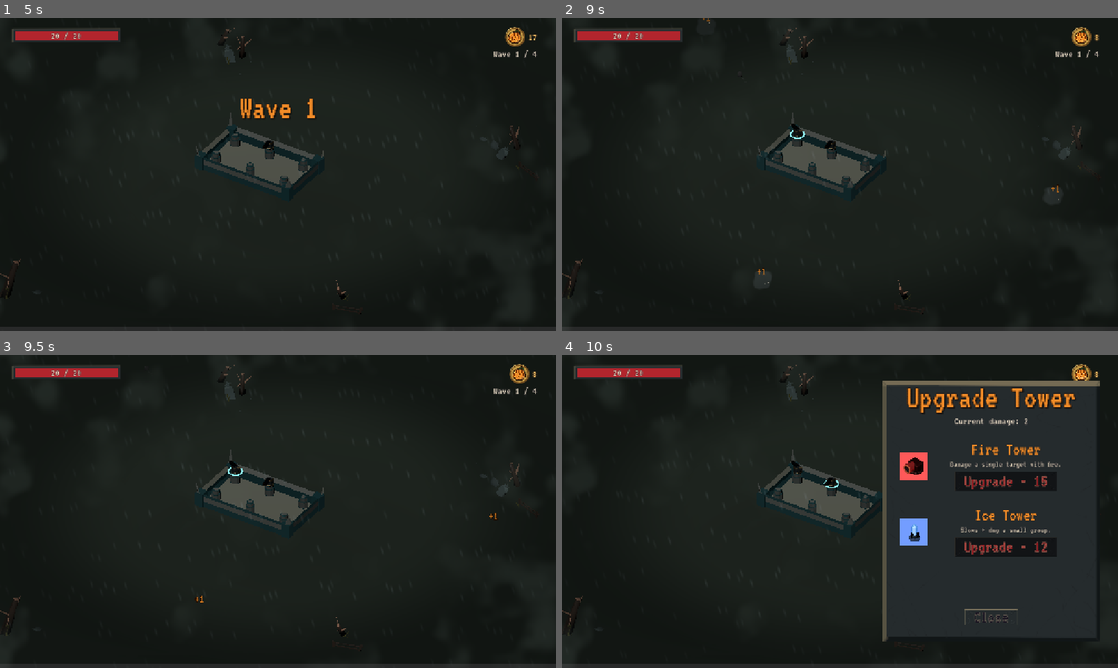
Above: before the commit, frames 1-4 (two rows, left to right).
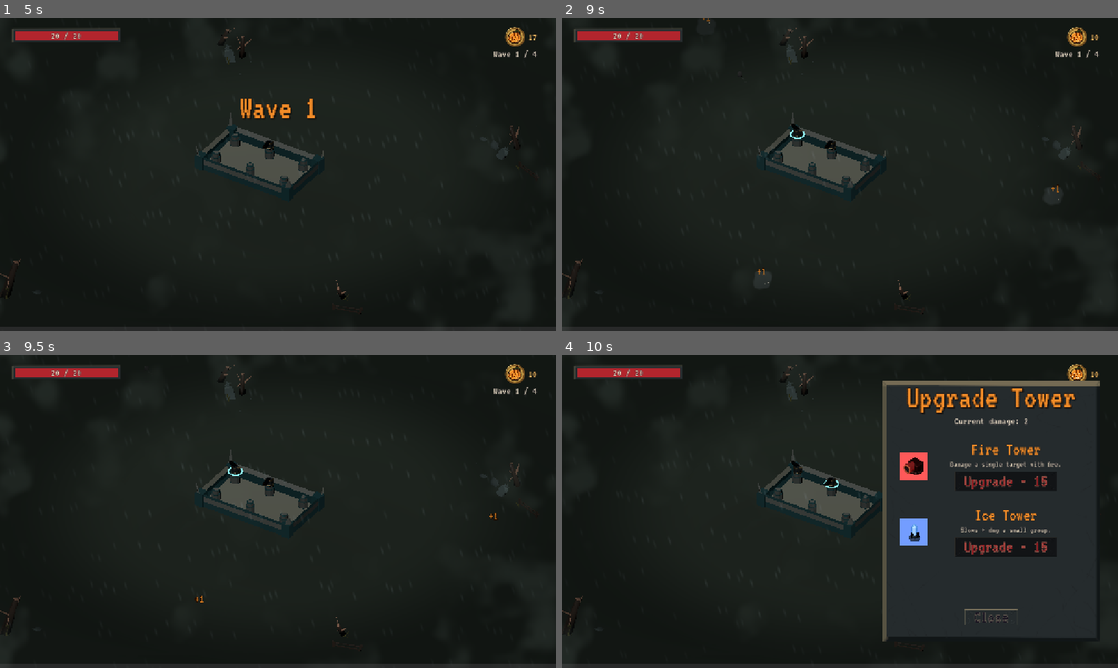
Above: after the commit, the same moments.

Repository: JeremyMarkWilcox/Tower-Defense
Game: Godot game, scene res://core/ui/boot.tscn
The game is run twice, just before and just after one commit, with the same random seed, the same clock (stepped at 60 frames per second) and the same inputs. Sound files missing from this copy of the repository are replaced by a short silence.
Inputs (mouse positions are in pixels of both pictures, inside the frame that each line leads up to):
- Up to frame 1 (5 s): tap Enter at 0.5, 4.25 s; move the mouse to (400, 158) at 0.52 s; hold Right (ui_right) 0.53-1.28 s; hold F (socket_next) 0.53-1.28 s; click (400, 158) at 0.67 s; tap Space (thread_cut) at 1.25, 1.35 s; move the mouse to (166, 190) at 1.27 s; hold Down (ui_down) 1.28-2.03 s; move the mouse to (333, 105) at 2.02 s; hold Right (ui_right) 2.03-2.78 s; hold E (thread_next) 2.03-2.78 s; move the mouse to (250, 237) at 2.77 s; hold Up (ui_up) 2.78-3.53 s; tap Q (thread_prev) at 2.85 s; click (250, 237) at 2.92 s; move the mouse to (444, 221) at 3.52 s; hold Left (ui_left) from 3.53 s (still down); tap R at 3.6 s; move the mouse to (111, 127) at 4.27 s; tap K at 4.35 s
- Up to frame 2 (9 s): tap Space (thread_cut) at 5, 5.85, 8 s; move the mouse to (867, 174) at 5.02 s; release Left (ui_left) at 5.03 s; hold Down (ui_down) 5.03-5.78 s; hold F (socket_next) 5.03-5.78 s; click (867, 174) at 5.17 s; move the mouse to (756, 96) at 5.77 s; hold Right (ui_right) 5.78-6.53 s; tap Enter at 6.5 s; move the mouse to (962, 158) at 6.52 s; hold Up (ui_up) 6.53-7.28 s; hold E (thread_next) 6.53-7.28 s; move the mouse to (728, 190) at 7.27 s; hold Right (ui_right) 7.28-8.03 s; tap Q (thread_prev) at 7.35 s; click (728, 190) at 7.42 s; move the mouse to (895, 105) at 8.02 s; hold Down (ui_down) 8.03-8.78 s; tap R at 8.1 s; move the mouse to (812, 237) at 8.77 s; hold Left (ui_left) from 8.78 s (still down); tap K at 8.85 s
- Up to frame 3 (9.5 s): keep holding Left (ui_left)
- Up to frame 4 (10 s): move the mouse to (1006, 558) at 9.52 s; release Left (ui_left) at 9.53 s; hold Up (ui_up) from 9.53 s (still down); hold F (socket_next) from 9.53 s (still down); click (1006, 558) at 9.67 s

Frame 1 is identical in both runs. In frame 2, 0.2% of the frame differs, in the area x 90-97%, y 2-10%; in frame 3, 0.2%; in frame 4, 0.2%.

Commit message:
Changed difficultly

Diff:
--- a/game/data/towers/towers/towerdata.gd
+++ b/game/data/towers/towers/towerdata.gd
@@ -50,14 +50,14 @@
 
 # One row per type; one entry per level on that path.
 var costData: Array[Array] = [
-	[12],      # Cannon: build
-	[15, 25, 75],  # Fire: Cannon -> Fire 1, Fire 1 -> Fire 2
-	[12, 15, 50],  # Ice:  Cannon -> Ice 1,  Ice 1 -> Ice 2
+	[10],      # Cannon: build
+	[15, 35, 55],  # Fire: Cannon -> Fire 1, Fire 1 -> Fire 2
+	[15, 25, 40],  # Ice:  Cannon -> Ice 1,  Ice 1 -> Ice 2
 ]
 
 var damageData: Array[Array] = [
 	[2],
-	[4, 3, 3],
+	[3, 4, 5],
 	[5, 6, 8],
 ]
 
--- a/project.godot
+++ b/project.godot
@@ -65,7 +65,7 @@
 }
 pause={
 "deadzone": 0.2,
-"events": [Object(InputEventKey,"resource_local_to_scene":fa …(140 unchanged characters)… d":false,"keycode":0,"physical_keycode":4194305,"key_label":0,"unicode":0,"location":0,"echo":false,"script":null)
+"events": [Object(InputEventKey,"resource_local_to_scene":fa …(140 unchanged characters)… d":false,"keycode":0,"physical_keycode":80,"key_label":0,"unicode":112,"location":0,"echo":false,"script":null)
 , Object(InputEventJoypadButton,"resource_local_to_scene":false,"resource_name":"","device":-1,"button_index":6,"pressure":0.0,"pressed":false,"script":null)
 ]
 }
Not shown, changed: export_presets.cfg
